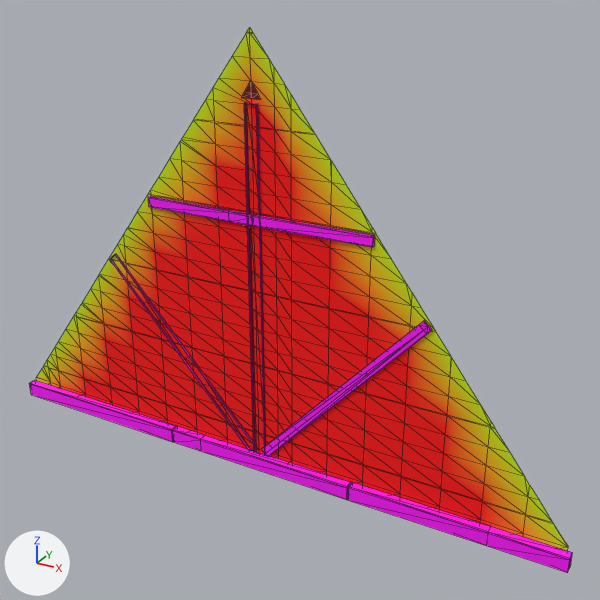
What one commit did to the glTF model godot/art/world/house/gable8_k.glb.
The view is the same before and after, from a camera (50 mm lens) standing at (4.94, -7.87, 6.46) and looking at (0.56, 0.1, 2.48). Every picture has the same lights, and +X, +Y and +Z are marked at lower left. The first picture is the older version. Mesh edges are drawn as thin lines. Vertices at exactly the same position are counted once.

Before the edit, the objects in view are built like this:
```python
me_gable8_k = bpy.data.meshes.new('gable8_k')
me_gable8_k.from_pydata(...)  # 490 vertices, 770 faces; spans x -4.04..4.05, y -0.11..0.0, z -0.01..5.56
me_gable8_k.materials.append(mat_wall_own)
ob_gable8_k = bpy.data.objects.new('gable8_k', me_gable8_k)
ob_gable8_k.location = (0.0, 0.0, 0.0)
```
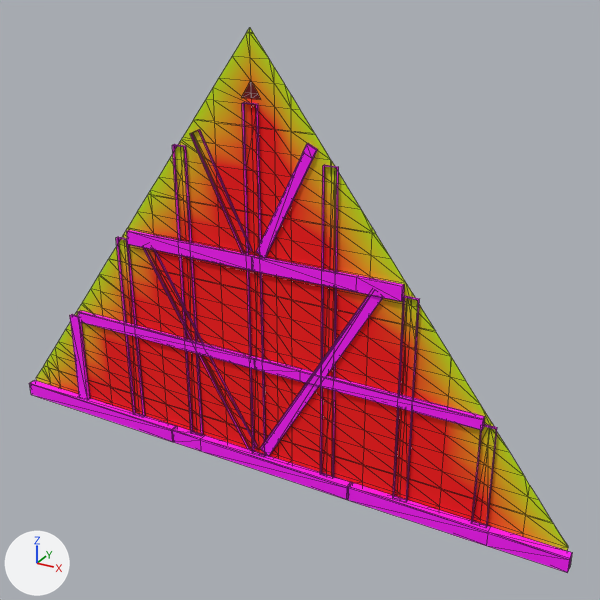
The change, as a diff of the scene's bpy script:
```diff
--- a/godot/art/world/house/gable8_k.glb.py
+++ b/godot/art/world/house/gable8_k.glb.py
@@ me_gable8_k @@
 # used by ob_gable8_k; location = (0.0, 0.0, 0.0)
-me_gable8_k.from_pydata(...)  # 490 vertices, 770 faces; spans x -4.04..4.05, y -0.11..0.0, z -0.01..5.56
+me_gable8_k.from_pydata(...)  # 648 vertices, 958 faces; spans x -4.04..4.05, y -0.11..0.0, z -0.01..5.56
+# me_gable8_k part 1: the loose piece of 12 vertices spanning x -2.25..-0.05, y -0.03..0.0, z 0.19..2.61 is rebuilt with 25 vertices and now spans x -1.68..-0.03, y -0.04..0.0, z 0.21..2.88
+# me_gable8_k part 2
+# 53 vertices are removed from x -1.52..2.25, y -0.04..0.0, z 0.19..4.76
+# 79 faces are deleted
+# 12 vertices move from x -1.52..2.25, y -0.04..0.0, z 0.19..3.56 to x -2.1..2.09, y -0.05..0.0, z 0.19..4.18
+# 133 vertices are added at x -3.1..3.08, y -0.06..0.0, z 0.19..4.76
+# 25 new vertices lie (0.0, 0.05, 0.0) away from vertices in x -3.1..3.08, y -0.05, z 0.19..4.76
+# 24 new vertices lie (0.0, 0.06, 0.0) away from vertices in x -2.92..2.93, y -0.06, z 1.47..2.98
+# 16 new vertices lie (0.0, 0.04, 0.0) away from vertices in x -0.83..1.68, y -0.04, z 0.21..4.4
+# 255 new faces join them
 me_gable8_k.materials.append(mat_wall_own)
```

Pixel boxes (x1, y1, x2, y2) of what changed, in the pictures (600 x 600 px):
part 1 of me_gable8_k, rebuilt (22% narrower)
    before: (110, 254, 256, 450)
    after: (143, 248, 257, 449)
part 2 of me_gable8_k, built on
    before: (148, 103, 432, 457)
    after: (70, 102, 497, 526)
